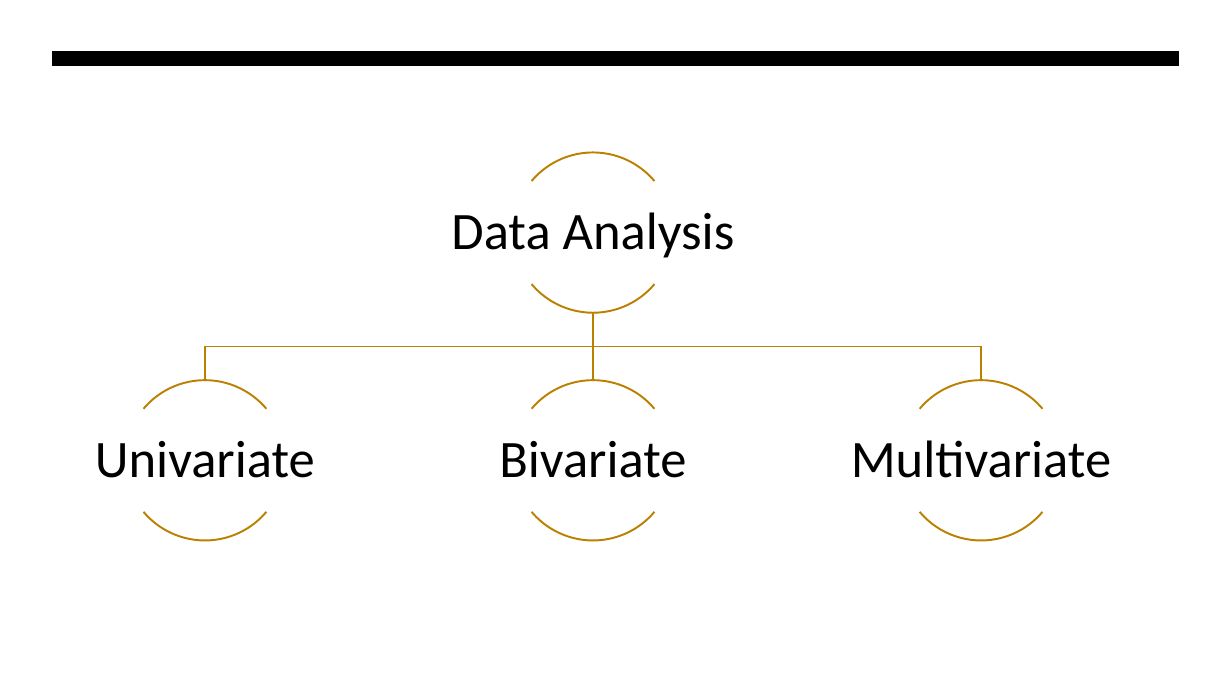
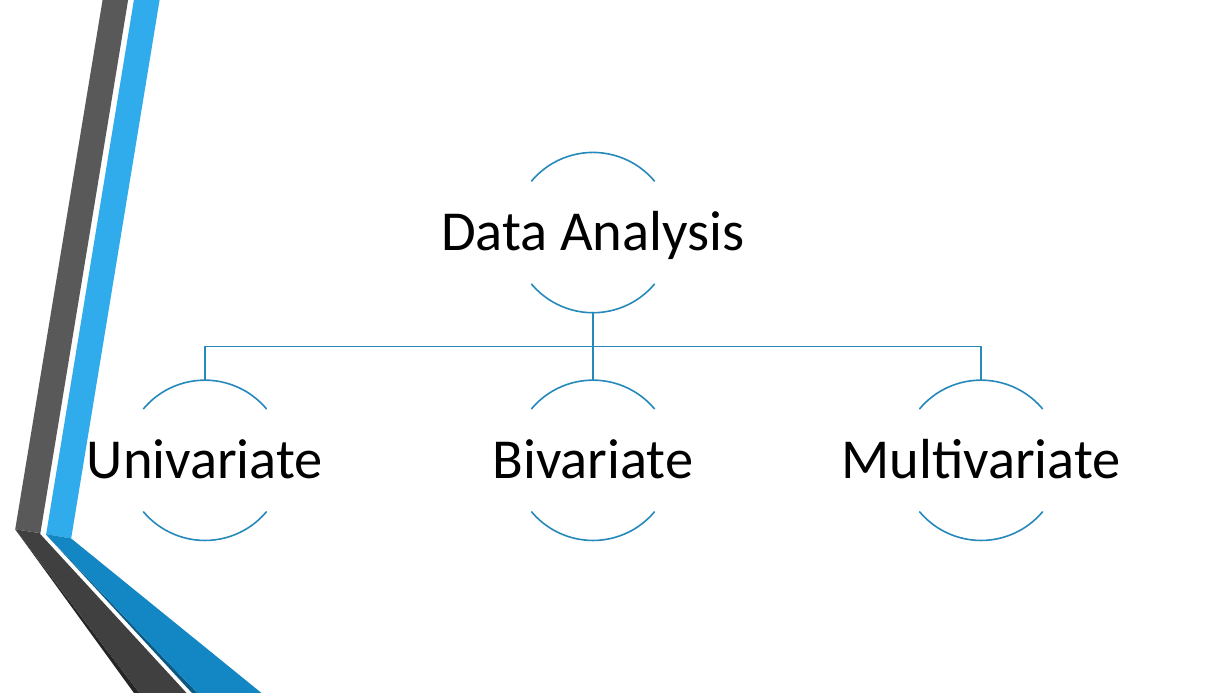
Before and after one commit to mariam530/supply-chain-project, a slide deck: slide 17 of New Microsoft PowerPoint Presentation.pptx. Drawn at 1232x693 pixels with LibreOffice and Linux fonts; fonts in the diff are those of the drawing; background and template pictures are left out. Boxes give left, top, right and bottom in pixels: in the first picture for what was removed or moved away, otherwise in the second. Text is boxed around its words. In the diff, an @@ line names an element or a change of style, - is before the commit and + after.

```diff
--- a/New Microsoft PowerPoint Presentation.pptx
+++ b/New Microsoft PowerPoint Presentation.pptx
@@ freeform shape removed at (53,52,1180,67) @@
@@ outline #BC8000 1.5 pt to #268ABD 1.25 pt in 11 elements at (593,313,982,381), (589,313,598,381), (513,152,674,313), (513,152,674,313), (125,380,286,541), (125,380,286,541), (513,380,674,541), (513,380,674,541), (901,380,1062,541), (901,380,1062,541), (205,313,593,381) @@
@@ size 41 to 44 pt; more space between paragraphs in 4 elements at (441,210,744,259), (87,431,323,479), (493,439,694,479), (841,438,1121,479) @@
@@ group added at (15,0,262,693): 6 freeform shapes @@
```
Also in this commit, not shown: 33 other slides changed, 1 other file.
